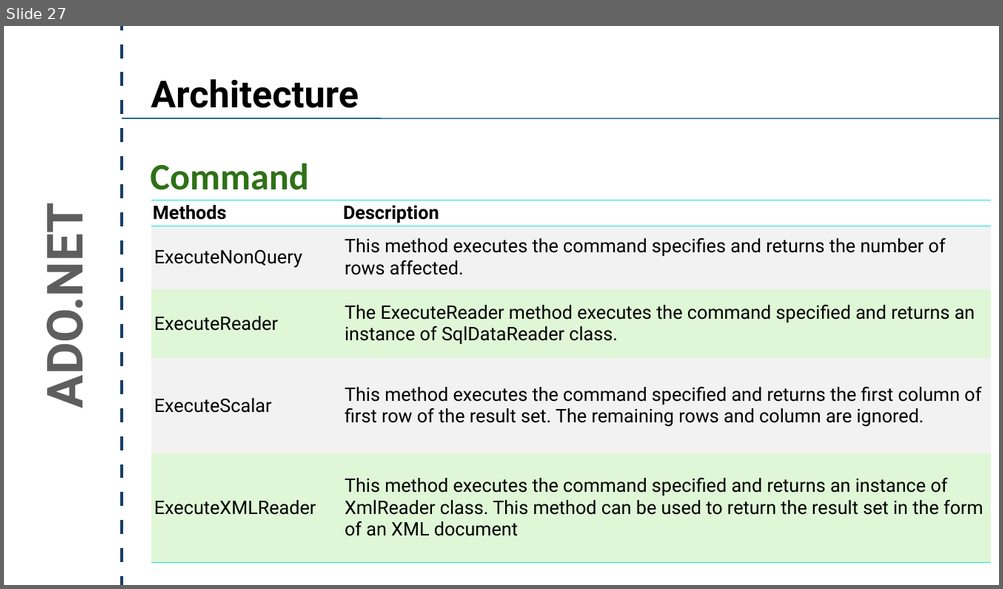
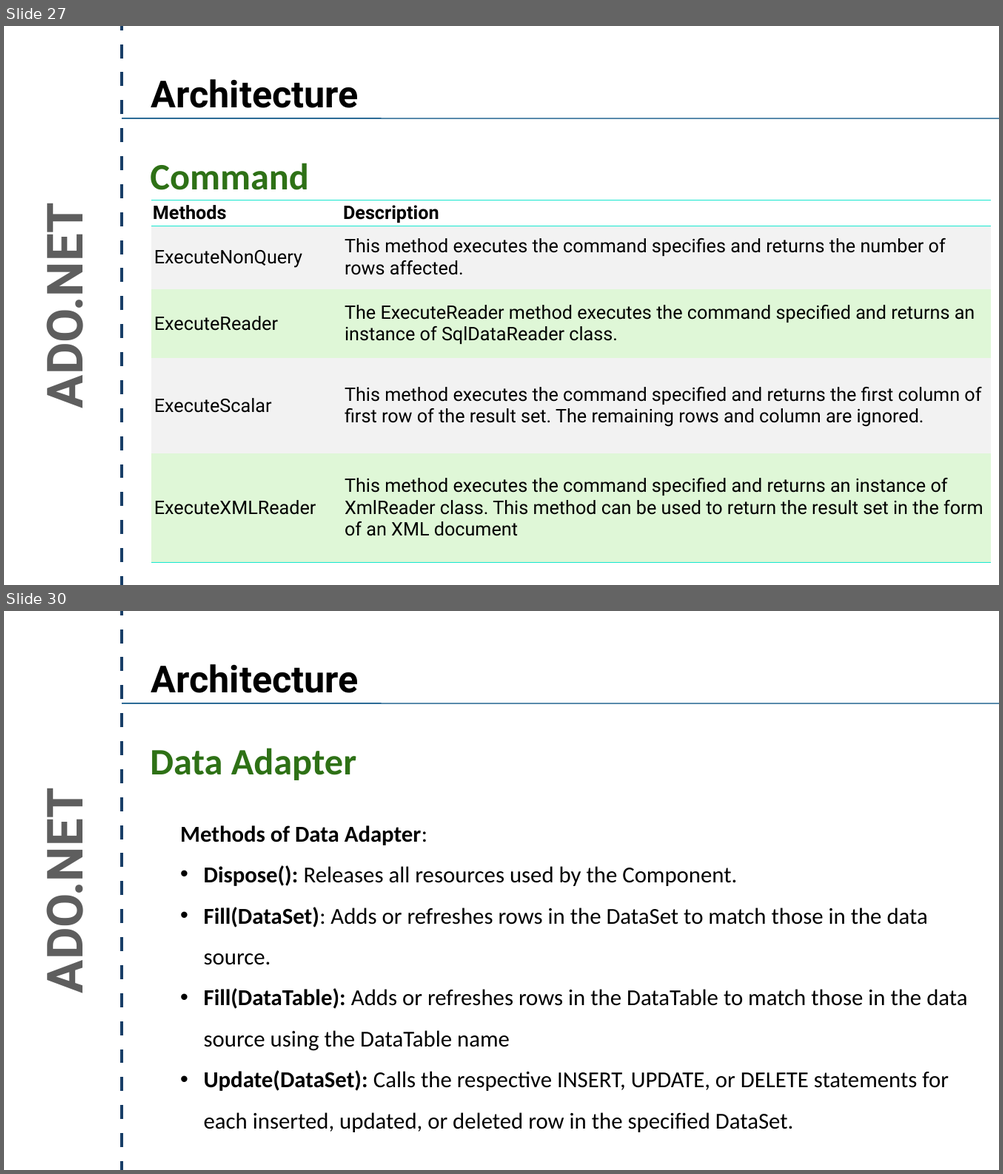
Before and after one commit to crpatel/DotNetMaterial, a slide deck: Unit 4.pptx. Shown one above the other, each under a label of ours: slide 27 before the commit, slides 27 and 30 after it; the slides between them are not shown. The pictures are 1003x589 and 1003x1174 pixels, drawn with LibreOffice and Linux fonts; fonts in the diff are those of the drawing. Boxes give left, top, right and bottom in pixels: in the first picture for what was removed or moved away, otherwise in the second. Text is boxed around its words. In the diff, an @@ line names an element or a change of style, - is before the commit and + after.

```diff
--- a/Unit 4.pptx
+++ b/Unit 4.pptx
@@ slide 30 added at (x1=4, y1=611, x2=999, y2=1170), background #FFFFFF @@
@@ line added from (122, 1170) to (122, 611), #183E67 4.5 pt @@
@@ text added at (x1=151, y1=664, x2=358, y2=693), 72 pt, text #000000, bold @@
+Architecture
@@ line added from (122, 703) to (999, 703), #004D80 2 pt @@
@@ text added at (x1=150, y1=748, x2=356, y2=780), 72 pt, text #2E7116, bold @@
+Data Adapter
@@ text added at (x1=31, y1=808, x2=96, y2=987), 96 pt, text #5E5E5E, bold @@
+ADO.NET
@@ text added at (x1=180, y1=826, x2=967, y2=1133), 44 pt, text #000000 @@
+Methods of Data Adapter:
+• Dispose(): Releases all resources used by the Component.
+• Fill(DataSet): Adds or refreshes rows in the DataSet to match those in the data source.
+• Fill(DataTable): Adds or refreshes rows in the DataTable to match those in the data source using the DataTable name
+• Update(DataSet): Calls the respective INSERT, UPDATE, or DELETE statements for each inserted, updated, or deleted row in the specified DataSet.
```
Also in this commit, not shown: 3 slides changed, 3 other slides added.
